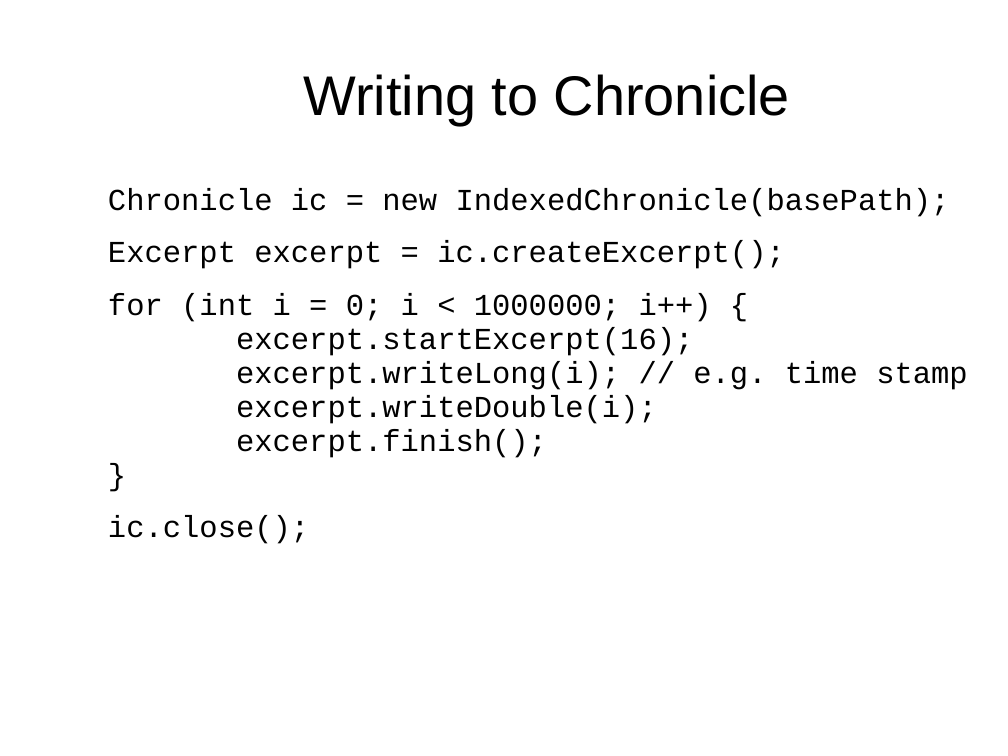
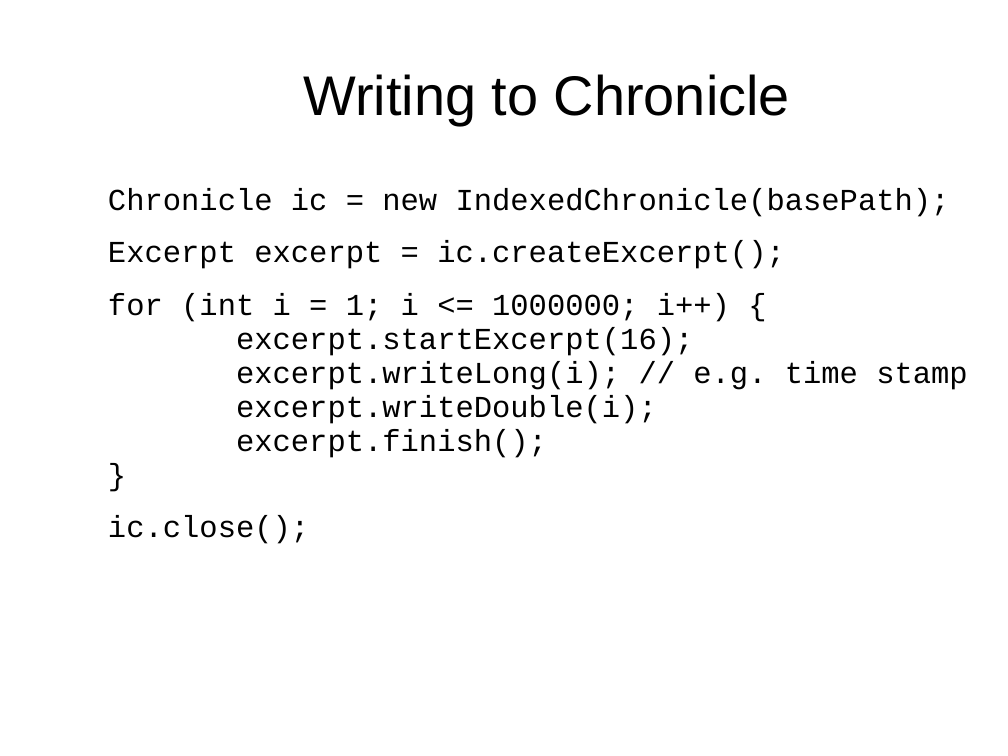
Before and after one commit to Vanilla-Java/Presentations, a slide deck: slide 9 of Introduction to Chronicle.odp. Drawn at 1008x756 pixels with LibreOffice and Linux fonts; fonts in the diff are those of the drawing; background and template pictures are left out. Boxes give left, top, right and bottom in pixels: in the first picture for what was removed or moved away, otherwise in the second. Text is boxed around its words. In the diff, an @@ line names an element or a change of style, - is before the commit and + after.

```diff
--- a/Introduction to Chronicle.odp
+++ b/Introduction to Chronicle.odp
@@ text at (108,293,967,458): text changed @@
-for (int i = 0; i < 1000000; i++) {
-excerpt.startExcerpt(16);
-excerpt.writeLong(i); // e.g. time stamp
-excerpt.writeDouble(i);
-excerpt.finish();
-}
+for (int i = 1; i <= 1000000; i++) {
+excerpt.startExcerpt(16);
+excerpt.writeLong(i); // e.g. time stamp
+excerpt.writeDouble(i);
+excerpt.finish();
+}
```
Also in this commit, not shown: 1 other file.
